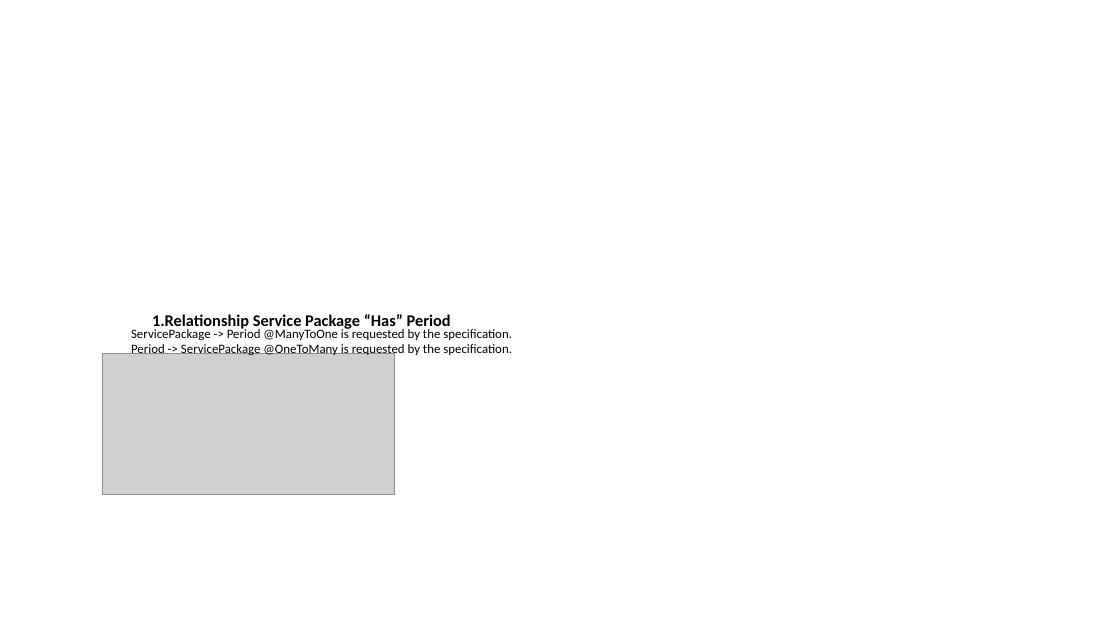
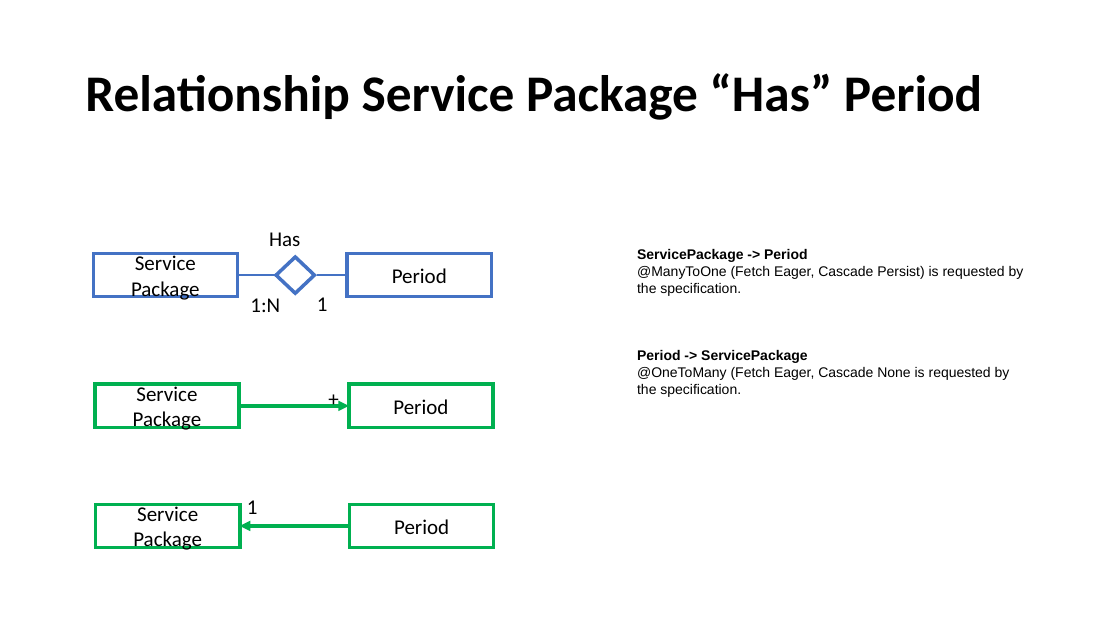
Before and after one commit to priscia99/databases-2-project, a slide deck: slide 35 of Deliverables/Report/Report.pptx (slide 27 before the commit). Drawn at 1120x630 pixels with LibreOffice and Linux fonts; fonts in the diff are those of the drawing; grey boxes stand for pictures. Boxes give left, top, right and bottom in pixels: in the first picture for what was removed or moved away, otherwise in the second. Text is boxed around its words. In the diff, an @@ line names an element or a change of style, - is before the commit and + after.

```diff
--- a/Deliverables/Report/Report.pptx
+++ b/Deliverables/Report/Report.pptx
@@ title "Relationship Service Package “Has” Period": place and size @@
-title "Relationship Service Package “Has” Period" at box(152, 314, 451, 331)
+title "Relationship Service Package “Has” Period" at box(85, 73, 982, 120)
@@ title "Relationship Service Package “Has” Period" at box(85, 73, 982, 120): size 14 to 44 pt; bullet 1. to none; list level 2 to 1 in "Relationship Service Package “Has” Period"; line spacing 1 to 0.9 @@
@@ text at box(637, 249, 1024, 397): text changed; size 11 to 12 pt; font Calibri to Arial @@
-ServicePackage -> Period @ManyToOne is requested by the specification.
-Period -> ServicePackage @OneToMany is requested by the specification.
+ServicePackage -> Period
+@ManyToOne (Fetch Eager, Cascade Persist) is requested by the specification.
+Period -> ServicePackage
+@OneToMany (Fetch Eager, Cascade None is requested by the specification.
@@ picture removed at box(102, 354, 394, 494) @@
@@ group added at box(93, 232, 494, 548): 6 rectangles, 5 texts, 2 lines, 2 arrows, 1 diamond @@
+Period
+Service Package
+1
+1:N
+Has
+Period
+Service Package
+Period
+Service Package
++
+1
```
Also in this commit, not shown: 25 other slides changed, 33 slides added, 5 slides removed, 5 other files.
